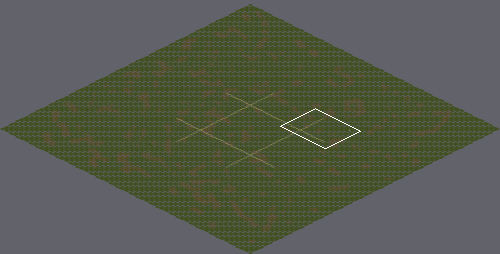
Tiled map: SGClient/TiledMap/worldmap.tmx. The first picture is a wide view before the edit; the outline marks the close-up.
Close-up. Earlier state:
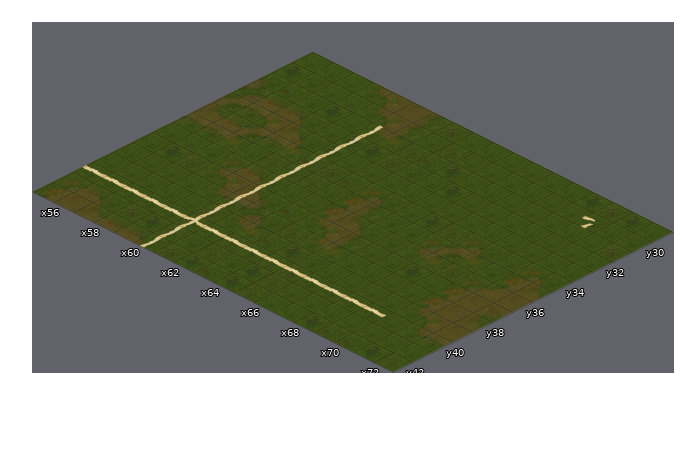
Cells are 256x128 px. Isometric: x runs down to the right, y down to the left. Shown: x 55..72, y 29..42. The commit also changed other parts of the map, which this record leaves out.
The same view after the edit:
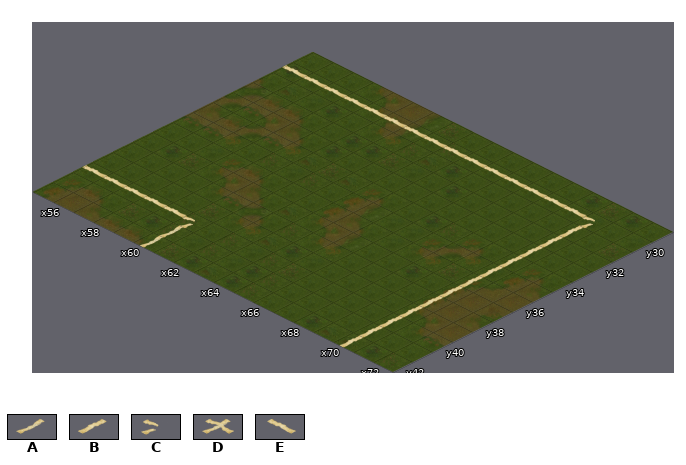
Key: from "worldmap_road": A 0, B 2, C 4, D 6, E 7.
_ is an empty cell.
Difference:
Layer "road":
y 30: x 55..69 _______________ -> EEEEEEEEEEEEEEE
y 31..39: x 60 A -> _; x 70 _ -> B
y 40: x 60..70 DEEEEEEEEE_ -> C_________B
y 41..42: x 70 _ -> B
